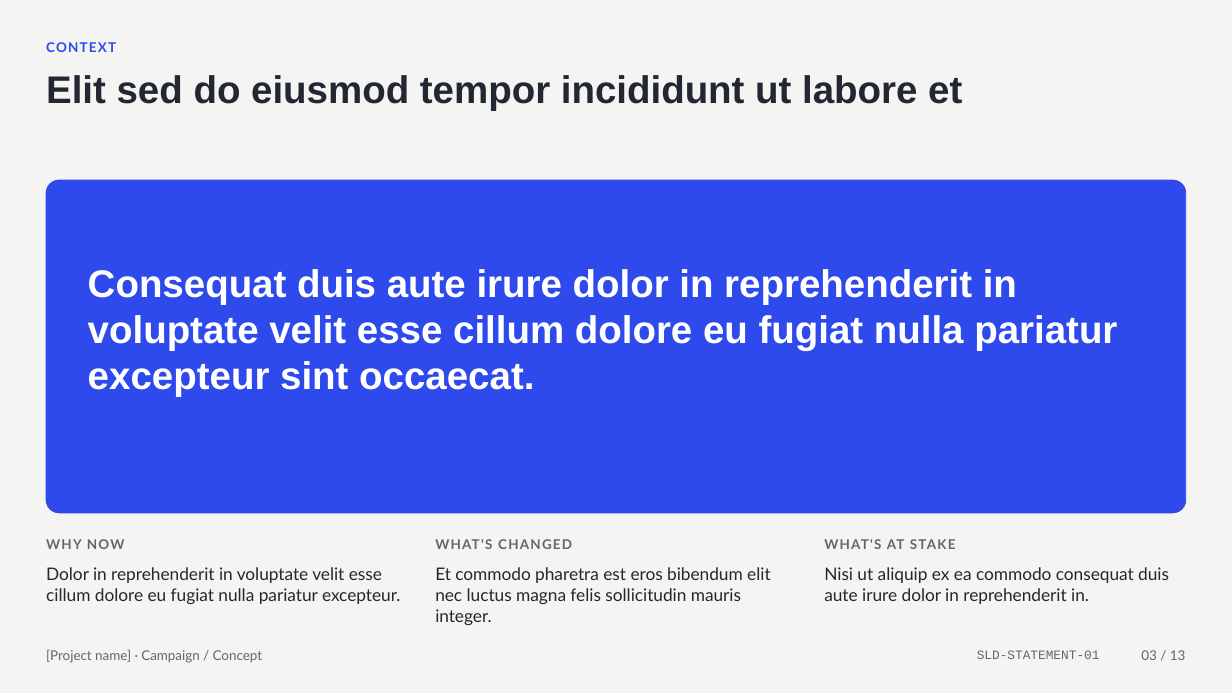
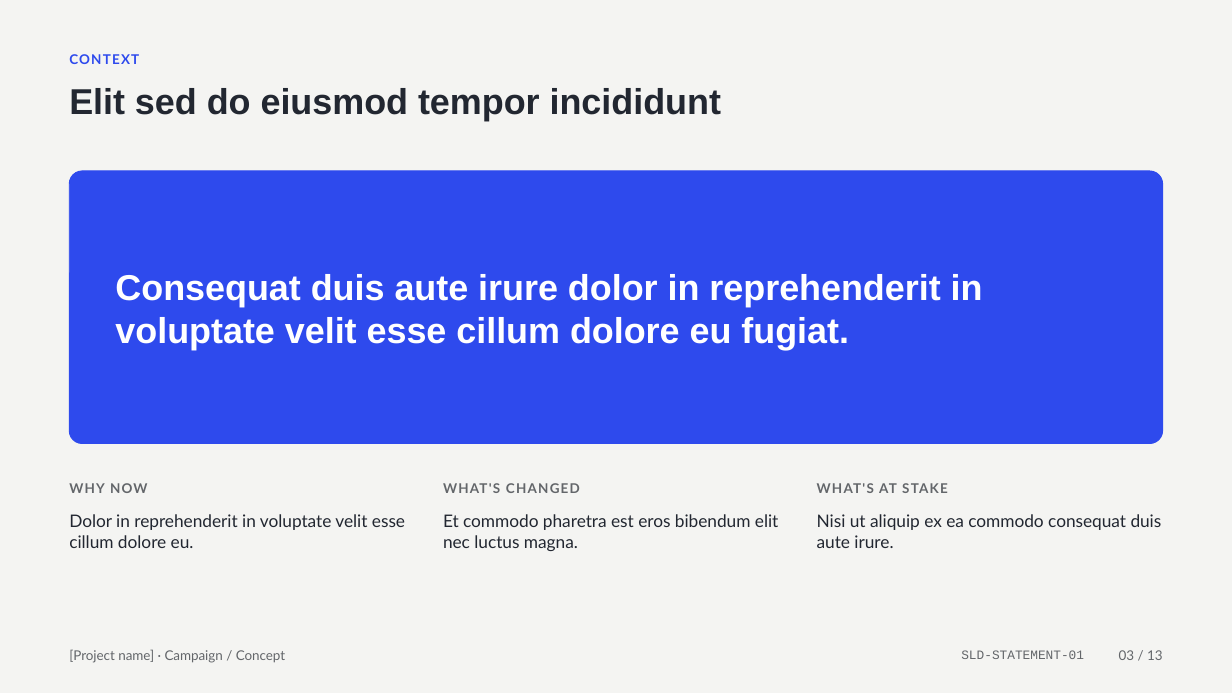
Before and after one commit to rajesh171812/storyloom.ai, a slide deck: slide 3 of downloads/templates/Template_Campaign_Concept_v1.pptx. Drawn at 1232x693 pixels with LibreOffice and Linux fonts; fonts in the diff are those of the drawing. Boxes give left, top, right and bottom in pixels: in the first picture for what was removed or moved away, otherwise in the second. Text is boxed around its words. In the diff, an @@ line names an element or a change of style, - is before the commit and + after.

```diff
--- a/downloads/templates/Template_Campaign_Concept_v1.pptx
+++ b/downloads/templates/Template_Campaign_Concept_v1.pptx
@@ text "CONTEXT": place and size @@
-text "CONTEXT" at [46,42,116,52]
+text "CONTEXT" at [69,54,139,64]
@@ text at [69,88,721,121]: text changed; size 30 to 28 pt @@
-Elit sed do eiusmod tempor incididunt ut labore et
+Elit sed do eiusmod tempor incididunt
@@ rounded rectangle: place and size @@
-rounded rectangle at [46,180,1186,513]
+rounded rectangle at [69,171,1163,444]
@@ rounded rectangle at [69,171,1163,444]: proportions changed @@
@@ text at [115,274,983,350]: text changed; size 30 to 28 pt @@
-Consequat duis aute irure dolor in reprehenderit in voluptate velit esse cillum dolore eu fugiat nulla pariatur excepteur sint occaecat.
+Consequat duis aute irure dolor in reprehenderit in voluptate velit esse cillum dolore eu fugiat.
@@ text "WHY NOW": place and size @@
-text "WHY NOW" at [46,539,125,549]
+text "WHY NOW" at [69,483,148,493]
@@ text "WHAT'S CHANGED": place and size @@
-text "WHAT'S CHANGED" at [435,539,572,549]
+text "WHAT'S CHANGED" at [443,483,580,493]
@@ text "WHAT'S AT STAKE": place and size @@
-text "WHAT'S AT STAKE" at [824,539,956,549]
+text "WHAT'S AT STAKE" at [817,483,948,493]
@@ text at [69,514,405,548]: text changed @@
-Dolor in reprehenderit in voluptate velit esse cillum dolore eu fugiat nulla pariatur excepteur.
+Dolor in reprehenderit in voluptate velit esse cillum dolore eu.
@@ text at [443,514,778,551]: text changed @@
-Et commodo pharetra est eros bibendum elit nec luctus magna felis sollicitudin mauris integer.
+Et commodo pharetra est eros bibendum elit nec luctus magna.
@@ text at [817,514,1162,548]: text changed @@
-Nisi ut aliquip ex ea commodo consequat duis aute irure dolor in reprehenderit in.
+Nisi ut aliquip ex ea commodo consequat duis aute irure.
@@ text "[Project name] · Campaign / ...": place and size @@
-text "[Project name] · Campaign / ..." at [46,649,262,663]
+text "[Project name] · Campaign / ..." at [69,649,285,663]
@@ text "SLD-STATEMENT-01": place and size @@
-text "SLD-STATEMENT-01" at [977,650,1100,659]
+text "SLD-STATEMENT-01" at [961,650,1084,659]
@@ text "03 / 13": place and size @@
-text "03 / 13" at [1141,650,1186,660]
+text "03 / 13" at [1119,650,1163,660]
```
Also in this commit, not shown: 12 other slides changed, 16 other files.
